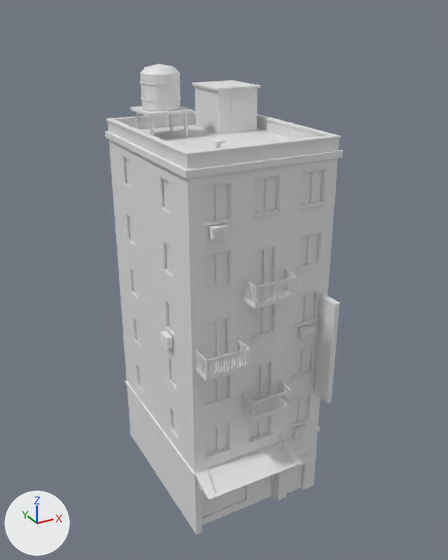
Before and after pictures for a commit that changed the glTF model scenes/town/projects/building_a.pigment/mesh/building_a.glb.
Camera for both pictures: a 50 mm lens placed at (-15.1, -28.3, 26.7), pointed at (0.3, -0.4, 12.7). The lights are fixed; the arrows at lower left show +X, +Y and +Z. The older version comes first. Vertices at exactly the same position are counted once.

The scene before the commit, as lines of its bpy script (objects in view):
```python
me_cube_004 = bpy.data.meshes.new('Cube.004')
me_cube_004.from_pydata(...)  # 23261 vertices, 46678 faces; spans x -4.4..4.4, y -6.6..5.2, z 0.0..24.0
ob_buildinga = bpy.data.objects.new('BuildingA', me_cube_004)
ob_buildinga.location = (0.0, 0.0, 0.0)
```
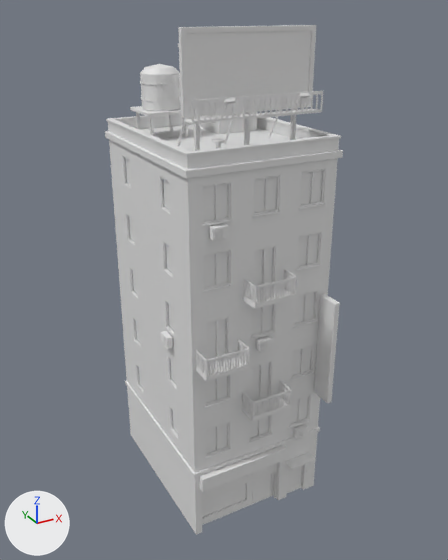
Pixel boxes (x1, y1, x2, y2) of what changed, in the pictures (448 x 560 px; the box of a moved part takes in the faces that stretch with it):
'BuildingA', reshaped (8% taller)
    before: (105, 64, 343, 535)
    after: (105, 25, 343, 535)
part 1 of me_cube_004, moved or reshaped
    before: (299, 324, 315, 339)
    after: (256, 336, 273, 352)
part 2 of me_cube_004, moved or reshaped
    before: (195, 441, 303, 500)
    after: (260, 348, 272, 352)
part 3 of me_cube_004, added
    after: (186, 31, 311, 112)
part 4 of me_cube_004, added (mostly hidden)
    after: (194, 117, 200, 151)
part 5 of me_cube_004, added (mostly hidden)
    after: (244, 112, 250, 145)
part 6 of me_cube_004, added (mostly hidden)
    after: (290, 108, 296, 140)
part 7 of me_cube_004, added
    after: (184, 109, 322, 124)
part 8 of me_cube_004, added
    after: (224, 98, 236, 104)
part 9 of me_cube_004, added
    after: (299, 93, 310, 98)
part 10 of me_cube_004, built on
    before: (124, 145, 339, 495)
    after: (108, 25, 339, 534)

What changed in the scene script:
```text
Change me_cube_004:
    used by ob_buildinga; location = (0.0, 0.0, 0.0)
    remove me_cube_004.from_pydata(...)  # 23261 vertices, 46678 faces; spans x -4.4..4.4, y -6.6..5.2, z 0.0..24.0
    add me_cube_004.from_pydata(...)  # 25974 vertices, 52100 faces; spans x -4.4..4.4, y -6.3..6.4, z 0.0..25.9
    me_cube_004 part 1: the loose piece of 96 vertices spanning x 2.2..3.0, y -5.4..-5.1, z 10.8..11.4 is moved by (-2.6, 0.0, 0.0)
    me_cube_004 part 2: the loose piece of 56 vertices spanning x -4.0..1.8, y -6.6..-5.1, z 3.8..4.3 is scaled about its middle by (0.123, 0.237, 0.0139), then moved by (1.1, 0.7, 6.7)
    me_cube_004 part 3: the loose piece of 56 vertices spanning x -0.7..0.7, y -4.8, z 17.9..19.6 is copied, and the copy is scaled about its middle by (4.68, 7.62, 1.92), then moved by (0.0, 1.4, 5.4); it spans x -3.2..3.2, y -3.4, z 22.5..25.7
    me_cube_004 part 4: the loose piece of 56 vertices spanning x -3.3..-1.9, y -4.8, z 17.9..19.6 is copied, and the copy is scaled about its middle by (0.136, 18.9, 3.35), then moved by (0.0, 1.7, 4.2); it spans x -2.7..-2.5, y -3.2..-3.0, z 20.2..25.8
    me_cube_004 part 5: the loose piece of 56 vertices spanning x -0.7..0.7, y -4.8, z 17.9..19.6 is copied, and the copy is scaled about its middle by (0.136, 18.9, 3.35), then moved by (0.0, 1.7, 4.2); it spans x -0.1..0.1, y -3.2..-3.0, z 20.2..25.8
    me_cube_004 part 6: the loose piece of 56 vertices spanning x 1.9..3.3, y -4.8, z 17.9..19.6 is copied, and the copy is scaled about its middle by (0.136, 18.9, 3.35), then moved by (0.0, 1.7, 4.2); it spans x 2.5..2.7, y -3.2..-3.0, z 20.2..25.8
    me_cube_004 part 7: the loose piece of 56 vertices spanning x -0.7..0.7, y -4.8, z 17.9..19.6 is copied, and the copy is scaled about its middle by (4.96, 79.3, 0.0411), then moved by (0.0, 0.9, 3.4); it spans x -3.4..3.4, y -4.3..-3.5, z 22.1..22.2
    me_cube_004 part 8: the loose piece of 56 vertices spanning x -3.3..-1.9, y -4.8, z 17.9..19.6 is copied, and the copy is scaled about its middle by (0.316, 15.2, 0.0652), then moved by (0.7, -0.1, 4.3); it spans x -2.1..-1.7, y -5.0..-4.8, z 22.9..23.2
    me_cube_004 part 9: the loose piece of 56 vertices spanning x 1.9..3.3, y -4.8, z 17.9..19.6 is copied, and the copy is scaled about its middle by (0.316, 15.2, 0.0652), then moved by (-0.7, -0.1, 4.3); it spans x 1.7..2.1, y -5.0..-4.8, z 22.9..23.2
    me_cube_004 part 10: 28 vertices moved within x -4.0..4.0, y -5.4..3.0, z 3.2..16.4; 136 vertices removed from x -4.0..4.0, y -5.4..3.0, z 3.2..19.4; 1889 vertices added at x -4.0..4.0, y -5.4..6.2, z 4.0..25.9
    other edits to the shape of me_cube_004 do not show in these pictures
```
